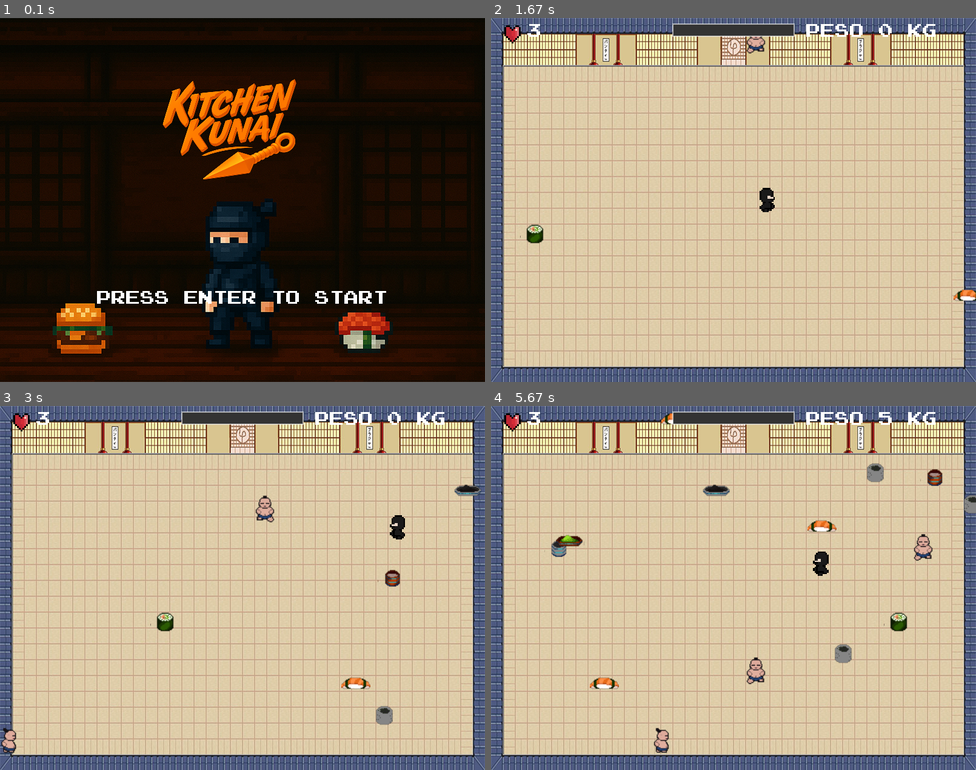
Above: before the commit, frames 1-4 (two rows, left to right).
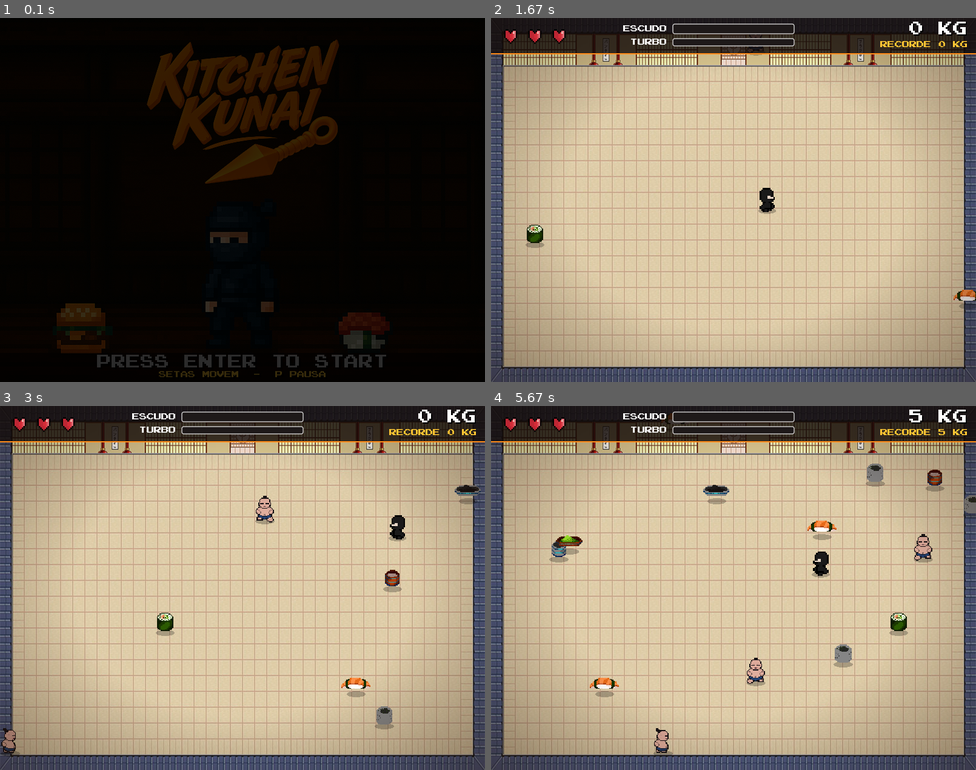
Above: after the commit, the same moments.

Repository: matheustonon1/project_game
Game: LÖVE game, started from main.lua
The game is run twice, just before and just after one commit, with the same random seed, the same clock (stepped at 60 frames per second) and the same inputs.
Inputs:
- Up to frame 1 (0.1 s): no input
- Up to frame 2 (1.67 s): tap Enter at 0.33 s; tap P at 0.67 s; hold P 1-1.47 s; hold Right from 1.5 s (still down)
- Up to frame 3 (3 s): release Right at 1.97 s; hold Up 2-2.3 s; hold Right 2.33-2.8 s; hold Left from 2.83 s (still down)
- Up to frame 4 (5.67 s): release Left at 3.37 s; hold Down 3.4-3.7 s; hold Left 3.73-4.13 s; hold Up 4.17-4.53 s; hold Right 4.57-5.2 s; hold Up 5.23-5.6 s; hold Left from 5.63 s (still down)

The runs differ from the first frame. In frame 1, 29% of the frame differs, in the area x 0-100%, y 2-100%; in frame 2, 32%; in frame 3, 32%; in frame 4, 33%, in the area x 0-100%, y 0-100%.

Commit message:
feat: melhora o visual do menu, da HUD, dos efeitos e do fim de jogo
Sprites nítidos, HUD legível com barras nomeadas, sombras, partículas,
textos flutuantes, tremor e clarão de dano. O fim de jogo mostra o peso
final e o recorde, que agora é lido do arquivo salvo ao abrir o jogo.
As regras da partida não mudam.

Co-Authored-By: Claude Opus 5.5 <noreply@anthropic.com>

Diff:
--- a/enemy.lua
+++ b/enemy.lua
@@ -57,6 +57,10 @@
 
 
 function Enemy:draw()
+    love.graphics.setColor(0, 0, 0, 0.25)
+    love.graphics.ellipse("fill", self.x + 24, self.y + 45, 16, 5)
+    love.graphics.setColor(1, 1, 1)
+
     local quad = quads[self.direction] and quads[self.direction][self.animationFrame]
     if quad then
         -- Desenha o sprite com escala de 1.5
--- a/food.lua
+++ b/food.lua
@@ -55,6 +55,9 @@
 end
 
 function Food:draw()
+    love.graphics.setColor(0, 0, 0, 0.25)
+    love.graphics.ellipse("fill", self.x, self.y + 18, 16, 5)
+
     love.graphics.setColor(1, 1, 1)
     local scale = 1.5
     local origin = 16  -- metade do tamanho original 32/2
--- /dev/null
+++ b/fx.lua
@@ -0,0 +1,109 @@
+local Fx = {}
+
+local FLASH_DURATION = 0.3
+local SHAKE_DURATION = 0.3
+local SHAKE_FORCE = 7
+
+local particles = {}
+local texts = {}
+local shakeTimer = 0
+local flashTimer = 0
+local font
+
+function Fx.load(textFont)
+    font = textFont
+end
+
+function Fx.reset()
+    particles = {}
+    texts = {}
+    shakeTimer = 0
+    flashTimer = 0
+end
+
+function Fx.burst(x, y, color, amount)
+    for _ = 1, amount do
+        local angle = math.random() * math.pi * 2
+        local speed = math.random(60, 220)
+        table.insert(particles, {
+            x = x,
+            y = y,
+            dx = math.cos(angle) * speed,
+            dy = math.sin(angle) * speed,
+            life = 0.5,
+            size = math.random(3, 6),
+            color = color
+        })
+    end
+end
+
+function Fx.text(x, y, text, color)
+    table.insert(texts, { x = x, y = y, text = text, color = color, life = 0.8 })
+end
+
+function Fx.damage()
+    shakeTimer = SHAKE_DURATION
+    flashTimer = FLASH_DURATION
+end
+
+function Fx.update(dt)
+    shakeTimer = math.max(0, shakeTimer - dt)
+    flashTimer = math.max(0, flashTimer - dt)
+
+    for i = #particles, 1, -1 do
+        local p = particles[i]
+        p.life = p.life - dt
+        p.x = p.x + p.dx * dt
+        p.y = p.y + p.dy * dt
+        p.dy = p.dy + 500 * dt
+        if p.life <= 0 then
+            table.remove(particles, i)
+        end
+    end
+
+    for i = #texts, 1, -1 do
+        local t = texts[i]
+        t.life = t.life - dt
+        t.y = t.y - 50 * dt
+        if t.life <= 0 then
+            table.remove(texts, i)
+        end
+    end
+end
+
+function Fx.applyShake()
+    if shakeTimer > 0 then
+        local force = SHAKE_FORCE * (shakeTimer / SHAKE_DURATION)
+        love.graphics.translate(
+            (math.random() * 2 - 1) * force,
+            (math.random() * 2 - 1) * force
+        )
+    end
+end
+
+function Fx.draw()
+    for _, p in ipairs(particles) do
+        love.graphics.setColor(p.color[1], p.color[2], p.color[3], p.life / 0.5)
+        love.graphics.rectangle("fill", p.x, p.y, p.size, p.size)
+    end
+
+    love.graphics.setFont(font)
+    for _, t in ipairs(texts) do
+        local alpha = math.min(1, t.life / 0.4)
+        love.graphics.setColor(0, 0, 0, alpha)
+        love.graphics.printf(t.text, t.x - 100 + 2, t.y + 2, 200, "center")
+        love.graphics.setColor(t.color[1], t.color[2], t.color[3], alpha)
+        love.graphics.printf(t.text, t.x - 100, t.y, 200, "center")
+    end
+    love.graphics.setColor(1, 1, 1)
+end
+
+function Fx.drawFlash()
+    if flashTimer > 0 then
+        love.graphics.setColor(0.9, 0.05, 0.05, 0.35 * (flashTimer / FLASH_DURATION))
+        love.graphics.rectangle("fill", 0, 0, 800, 600)
+        love.graphics.setColor(1, 1, 1)
+    end
+end
+
+return Fx
--- a/main.lua
+++ b/main.lua
@@ -1,6 +1,9 @@
+love.graphics.setDefaultFilter("nearest", "nearest")
+
 local Player = require("player")
 local Food = require("food")
 local Enemy = require("enemy")
+local Fx = require("fx")
 
 local enemies = {}
 local enemySpawnTimer = 0
@@ -20,13 +23,50 @@
 local x = math.random(100, 700)
 local y = math.random(100, 500)
 local showText = true
+local newRecord = false
+local animTime = 0
+local fade = 1
+local scorePop = 0
+
+local GOLD = { 1, 0.78, 0.2 }
+local CYAN = { 0.3, 0.85, 1 }
+local RED = { 1, 0.3, 0.25 }
+local GREY = { 0.6, 0.6, 0.6 }
 
 function saveHighScore(score)
     love.filesystem.write("highscore.txt", tostring(score))
 end
 
+local function newVignette()
+    local data = love.image.newImageData(200, 150)
+    data:mapPixel(function(px, py)
+        local dx, dy = (px - 100) / 100, (py - 75) / 75
+        local alpha = math.max(0, math.sqrt(dx * dx + dy * dy) - 0.7) * 0.6
+        return 0.12, 0.05, 0, alpha
+    end)
+    local image = love.graphics.newImage(data)
+    image:setFilter("linear", "linear")
+    return image
+end
+
+local function shadowPrintf(text, y, color)
+    love.graphics.setColor(0, 0, 0, color[4] or 1)
+    love.graphics.printf(text, 3, y + 3, 800, "center")
+    love.graphics.setColor(color)
+    love.graphics.printf(text, 0, y, 800, "center")
+    love.graphics.setColor(1, 1, 1)
+end
+
+local function blink()
+    return 0.7 + 0.3 * math.sin(animTime * 4)
+end
+
 function resetGame()
     audGO:stop()
+    Fx.reset()
+    newRecord = false
+    fade = 1
+    scorePop = 0
     player = Player.new(400, 300)
     foods = {}
     score = 0
@@ -51,10 +91,20 @@
 
     fontStart = love.graphics.newFont("assets/font/start.ttf", 24)
     fontMenus = love.graphics.newFont("assets/font/menus.ttf", 76)
+    fontMenus:setFilter("linear", "linear")
+    fontLabel = love.graphics.newFont("assets/font/start.ttf", 12)
+    fontFloat = love.graphics.newFont("assets/font/start.ttf", 16)
+    Fx.load(fontFloat)
+
+    love.graphics.setBackgroundColor(0.2, 0.27, 0.45)
+    vignette = newVignette()
+    highScore = tonumber(love.filesystem.read("highscore.txt") or "") or 0
 
     logo = love.graphics.newImage("assets/kitchen-kunai-logo.png")
+    logo:setFilter("linear", "linear")
 
     heart = love.graphics.newImage("assets/sprites/gui/heart.png")
+    heart:setFilter("linear", "linear")
 
     dojoSprite = love.graphics.newImage("assets/backgrounds/dojoBackground.jpg")
     dojoMenuSprite = love.graphics.newImage("assets/backgrounds/kk-start.jpg")
@@ -85,6 +135,9 @@
 end
 
 function love.update(dt)
+    animTime = animTime + dt
+    fade = math.max(0, fade - dt / 0.4)
+    scorePop = math.max(0, scorePop - dt)
     audGameplay:play()
     if gameState ~= "jogo" then
         return
@@ -95,6 +148,7 @@
         return
     end
 
+    Fx.update(dt)
     player:update(dt, buffTimer > 0)
 
     spawnInterval = math.max(0.15, 0.4 - score * 0.002)
@@ -121,6 +175,9 @@
         if player:collidesWith(food) then
             if food.good then
                 score = score + (5 or 10)
+                scorePop = 0.25
+                Fx.burst(food.x, food.y, GOLD, 14)
+                Fx.text(food.x, food.y - 24, "+5 KG", GOLD)
                 player:grow()
                 buffTimer = 2
                 goodFoodMeter = goodFoodMeter + 1
@@ -133,13 +190,20 @@
             else
                 if goodFoodMeter > 0 then
                     goodFoodMeter = 0
+                    Fx.burst(food.x, food.y, CYAN, 14)
+                    Fx.text(food.x, food.y - 24, "ESCUDO!", CYAN)
                 else
                     player:takeDamage()
                     lives = lives - 1
+                    Fx.damage()
+                    Fx.burst(food.x, food.y, GREY, 14)
+                    Fx.text(food.x, food.y - 24, "-1 VIDA", RED)
                     if lives <= 0 then
                         gameOver = true
+                        fade = 1
                         if score > highScore then
                             highScore = score
+                            newRecord = true
                             saveHighScore(score)
                         end
                     end
@@ -177,8 +241,10 @@
             else
                 if lives <= 0 then
                     gameOver = true
+                    fade = 1
                     if score > highScore then
                         highScore = score
+                        newRecord = true
                         saveHighScore(score)
                     end
                 end
@@ -191,25 +257,122 @@
     end
 end
 
+local function drawMenu()
+    love.graphics.draw(dojoMenuSprite, 0, 0)
+
+    love.graphics.draw(
+        logo,
+        400, 160 + math.sin(animTime * 1.5) * 6,
+        math.sin(animTime * 0.8) * 0.015,
+        0.36, 0.36,
+        512, 512
+    )
+
+    love.graphics.setColor(0, 0, 0, 0.6)
+    love.graphics.rectangle("fill", 0, 552, 800, 48)
+    love.graphics.setColor(1, 1, 1)
+
+    love.graphics.setFont(fontStart)
+    shadowPrintf("PRESS ENTER TO START", 555, { 1, 1, 1, blink() })
+    love.graphics.setFont(fontLabel)
+    local info = "SETAS MOVEM  -  P PAUSA"
+    if highScore > 0 then
+        info = info .. "  -  RECORDE " .. highScore .. " KG"
+    end
+    shadowPrintf(info, 582, GOLD)
+end
+
+local function drawBar(label, y, height, fill, color)
+    love.graphics.setFont(fontLabel)
+    love.graphics.setColor(1, 1, 1)
+    love.graphics.printf(label, 190, y + (height - fontLabel:getHeight()) / 2, 100, "right")
+
+    love.graphics.setColor(0.12, 0.1, 0.1)
+    love.graphics.rectangle("fill", 300, y, 200, height, 3, 3)
+    if fill > 0 then
+        love.graphics.setColor(color)
+        love.graphics.rectangle("fill", 300, y, 200 * fill, height, 3, 3)
+    end
+    love.graphics.setColor(1, 1, 1, 0.8)
+    love.graphics.rectangle("line", 300, y, 200, height, 3, 3)
+    love.graphics.setColor(1, 1, 1)
+end
+
+local function drawHud()
+    love.graphics.setColor(0.07, 0.04, 0.03, 0.8)
+    love.graphics.rectangle("fill", 0, 0, 800, 58)
+    love.graphics.setColor(1, 0.55, 0.1)
+    love.graphics.rectangle("fill", 0, 58, 800, 2)
+
+    for i = 1, 3 do
+        if i <= lives then
+            love.graphics.setColor(1, 1, 1)
+        else
+            love.graphics.setColor(0, 0, 0, 0.45)
+        end
+        love.graphics.draw(heart, 12 + (i - 1) * 40, 9, 0, 0.8, 0.8)
+    end
+
+    drawBar("ESCUDO", 10, 16, goodFoodMeter / goodFoodThreshold, CYAN)
+    drawBar("TURBO", 34, 12, math.max(0, buffTimer) / 2, GOLD)
+
+    love.graphics.setFont(fontStart)
+    love.graphics.setColor(0, 0, 0)
+    love.graphics.printf(score .. " KG", 522, 8, 266, "right")
+    love.graphics.setColor(scorePop > 0 and GOLD or { 1, 1, 1 })
+    love.graphics.printf(score .. " KG", 520, 6, 266, "right")
+
+    love.graphics.setFont(fontLabel)
+    love.graphics.setColor(GOLD)
+    love.graphics.printf("RECORDE " .. math.max(highScore, score) .. " KG", 520, 38, 266, "right")
+    love.graphics.setColor(1, 1, 1)
+end
+
+local function drawGameOver()
+    love.graphics.setColor(1, 1, 1)
+    love.graphics.draw(dojoEndSprite, 0, 0)
+
+    love.graphics.setFont(fontMenus)
+    shadowPrintf("GAME OVER", 120, GOLD)
+
+    love.graphics.setFont(fontStart)
+    shadowPrintf("PESO FINAL: " .. score .. " KG", 240, { 1, 1, 1 })
+    if newRecord then
+        shadowPrintf("NOVO RECORDE!", 285, { GOLD[1], GOLD[2], GOLD[3], blink() })
+    else
+        shadowPrintf("RECORDE: " .. highScore .. " KG", 285, GOLD)
+    end
+    shadowPrintf("PRESS R TO TRY AGAIN", 380, { 1, 1, 1, blink() })
+end
+
+local function drawPause()
+    love.graphics.setColor(0, 0, 0, 0.6)
+    love.graphics.rectangle("fill", 0, 0, 800, 600)
+    love.graphics.setFont(fontMenus)
+    shadowPrintf("PAUSED", 200, GOLD)
+    love.graphics.setFont(fontStart)
+    shadowPrintf("PRESS P TO CONTINUE", 320, { 1, 1, 1, blink() })
+end
+
+local function drawFade()
+    if fade > 0 then
+        love.graphics.setColor(0, 0, 0, fade)
+        love.graphics.rectangle("fill", 0, 0, 800, 600)
+        love.graphics.setColor(1, 1, 1)
+    end
+end
+
 function love.draw()
     love.graphics.setColor(1, 1, 1)
     if gameState == "menu" then
-
-        love.graphics.draw(dojoMenuSprite, 0, 0)
-        love.graphics.setFont(love.graphics.newFont(48))
-        love.graphics.draw(
-            logo,
-            250, 60,
-            0,
-            0.25, 0.25
-        )
-        love.graphics.setFont(fontStart)
-        love.graphics.printf("PRESS ENTER TO START", 0, 450, 800, "center")
+        drawMenu()
+        drawFade()
         return
     end
 
+    love.graphics.push()
+    Fx.applyShake()
     love.graphics.draw(dojoSprite, 0, 0)
-
     player:draw()
     for _, food in ipairs(foods) do
         food:draw()
@@ -217,46 +380,18 @@
     for _, enemy in ipairs(enemies) do
         enemy:draw()
     end
-
-    love.graphics.setFont(fontStart)
-    love.graphics.draw(heart, 10, 0)
-    love.graphics.print(lives, 60, 10)
-    love.graphics.print("PESO " .. score .. " KG", 520, 10)
-
-    love.graphics.setColor(0.2, 0.2, 0.2)
-    love.graphics.rectangle("fill", 300, 10, 200, 20)
-    love.graphics.setColor(0, 0.8, 1)
-    local fillWidth = (goodFoodMeter / goodFoodThreshold) * 200
-    love.graphics.rectangle("fill", 300, 10, fillWidth, 20)
-    love.graphics.setColor(1, 1, 1)
-    love.graphics.rectangle("line", 300, 10, 200, 20)
-
-    if buffTimer > 0 then
-        local maxBuffTime = 2
-        love.graphics.setColor(0.2, 0.2, 0.2)
-        love.graphics.rectangle("fill", 300, 40, 200, 10)
-        love.graphics.setColor(1, 1, 0)
-        local buffWidth = (buffTimer / maxBuffTime) * 200
-        love.graphics.rectangle("fill", 300, 40, buffWidth, 10)
-        love.graphics.setColor(1, 1, 1)
-        love.graphics.rectangle("line", 300, 40, 200, 10)
-    end
+    Fx.draw()
+    love.graphics.pop()
+
+    love.graphics.draw(vignette, 0, 0, 0, 4, 4)
+    Fx.drawFlash()
+    drawHud()
 
     if gameOver then
-
-        love.graphics.draw(dojoEndSprite, 0, 0)
-        love.graphics.setColor(252, 0, 0)
-        love.graphics.setFont(fontMenus)
-        love.graphics.printf("GAME OVER", 0, 200, 800, "center")
-        love.graphics.setColor(255, 255, 255)
-        love.graphics.setFont(fontStart)
-        love.graphics.printf("PRESS R TO TRY AGAIN", 0, 400, 800, "center")
-
+        drawGameOver()
     elseif gameState == "pause" then
-        love.graphics.setColor(0, 0, 0, 0.5)
-        love.graphics.rectangle("fill", 0, 0, 800, 600)
-        love.graphics.setColor(1, 1, 1)
-        love.graphics.setFont(fontStart)
-        love.graphics.printf("PAUSED\n\nPRESS P TO CONTINUE", 0, 250, 800, "center")
-    end
-end
+        drawPause()
+    end
+
+    drawFade()
+end
--- a/player.lua
+++ b/player.lua
@@ -109,10 +109,15 @@
 end
 
 function Player:draw()
+    local scale = 1.5 + self.spritesize
+
+    love.graphics.setColor(0, 0, 0, 0.25)
+    love.graphics.ellipse("fill", self.x, self.y + 8 * scale - 2, 6 * scale, 2 * scale)
+    love.graphics.setColor(1, 1, 1)
+
     if not self.visible then return end -- Só desenha se estiver visível
 
     self.spriteSheet:setFilter("nearest", "nearest")
-    local scale = 1.5 + self.spritesize
     local flip = self.facingLeft and -scale or scale
     local offsetX = self.facingLeft and 16 or 0
 
